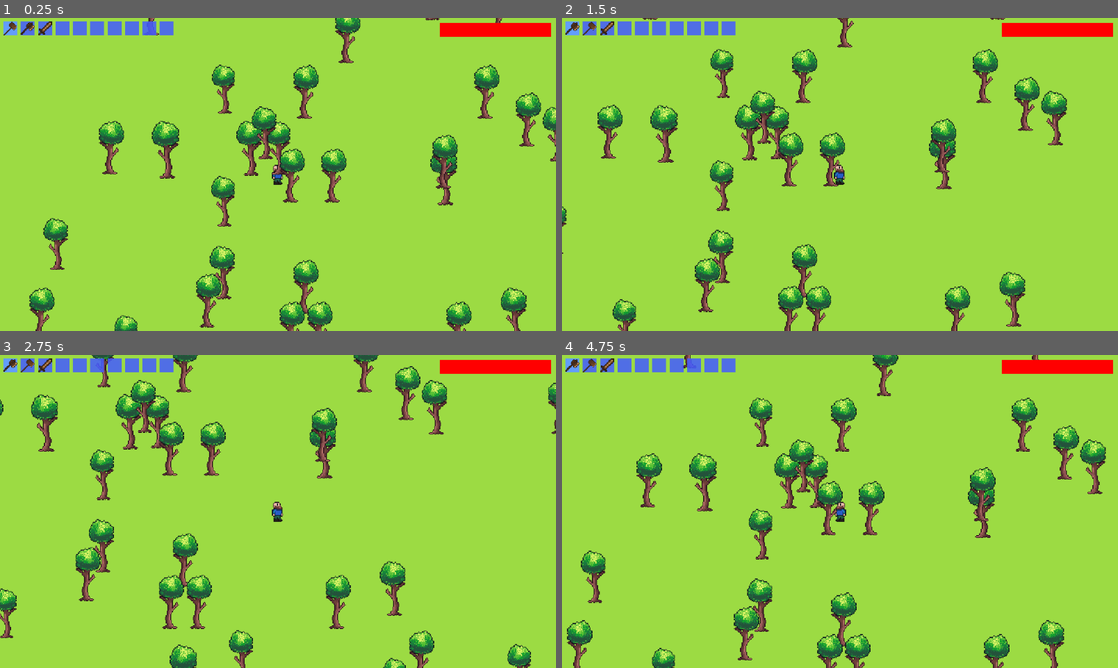
Above: before the commit, frames 1-4 (two rows, left to right).
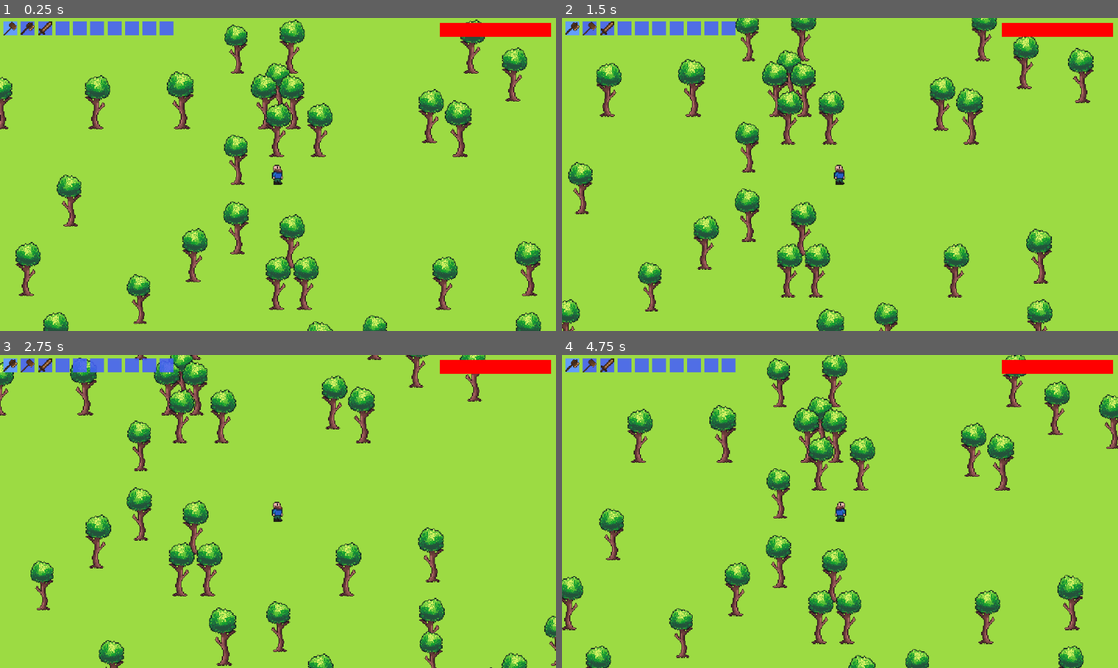
Above: after the commit, the same moments.

Repository: spsJakubSzydlowski/Evergrint
Game: Godot game, scene res://scenes/main.tscn
The game is run twice, just before and just after one commit, with the same random seed, the same clock (stepped at 60 frames per second) and the same inputs.
Inputs (mouse positions are in pixels of both pictures, inside the frame that each line leads up to):
- Up to frame 1 (0.25 s): no input
- Up to frame 2 (1.5 s): tap Enter at 0.5 s; move the mouse to (573, 27) at 0.52 s; hold Right 0.53-1.28 s; tap A (a) at 0.6 s; click (573, 27) at 0.67 s; tap D (d) at 0.8, 1.35 s; move the mouse to (589, 27) at 1.27 s; hold Down from 1.28 s (still down); click (589, 27) at 1.42 s
- Up to frame 3 (2.75 s): tap S (s) at 1.55, 2.1 s; move the mouse to (11, 364) at 2.02 s; release Down at 2.03 s; hold Right from 2.03 s (still down); click (11, 364) at 2.17 s; tap W (w) at 2.3 s
- Up to frame 4 (4.75 s): move the mouse to (589, 364) at 2.77 s; release Right at 2.78 s; hold Up 2.78-3.53 s; tap W (w) at 2.85 s; click (589, 364) at 2.92 s; tap A (a) at 3.05, 3.6 s; move the mouse to (573, 364) at 3.52 s; hold Left from 3.53 s (still down); click (573, 364) at 3.67 s; tap D (d) at 3.8 s; move the mouse to (589, 364) at 4.27 s; click (589, 364) at 4.35 s; tap S (s) at 4.55 s

The runs differ from the first frame. In frame 1, 19% of the frame differs, in the area x 0-100%, y 0-100%; in frame 2, 19%; in frame 3, 17%; in frame 4, 20%.

Commit message:
Enabled Y-Sort

Diff:
--- a/data/Evergrint.json
+++ b/data/Evergrint.json
@@ -281,7 +281,7 @@
 					"id": "player",
 					"name": "Player",
 					"max_hp": 100,
-					"move_speed": 100,
+					"move_speed": 80,
 					"tile_size": 8,
 					"tile": {
 						"file": "../textures/player-texture.png",
--- a/scenes/main.tscn
+++ b/scenes/main.tscn
@@ -246,6 +246,7 @@
 sources/0 = SubResource("TileSetAtlasSource_1bvp3")
 
 [node name="main" type="Node2D"]
+y_sort_enabled = true
 script = ExtResource("1_1bvp3")
 
 [node name="TileMapLayer" type="TileMapLayer" parent="."]
--- a/scenes/player.tscn
+++ b/scenes/player.tscn
@@ -102,21 +102,26 @@
 }
 
 [node name="Player" type="CharacterBody2D" groups=["Player"]]
+y_sort_enabled = true
 collision_layer = 2
 collision_mask = 21
 script = ExtResource("1_g2els")
 
 [node name="Sprite2D" type="Sprite2D" parent="."]
+y_sort_enabled = true
 texture_filter = 1
 texture = ExtResource("2_g2els")
+offset = Vector2(0, -12)
 
 [node name="CollisionShape2D" type="CollisionShape2D" parent="."]
-position = Vector2(-0.5, 0.5)
+position = Vector2(0, -12)
 shape = SubResource("RectangleShape2D_ig7tw")
 
 [node name="Camera2D" type="Camera2D" parent="."]
+position = Vector2(0, -12)
 
 [node name="MagnetField" type="Area2D" parent="."]
+position = Vector2(0, -12)
 collision_layer = 8
 collision_mask = 16
 
@@ -124,6 +129,7 @@
 shape = SubResource("CircleShape2D_g2els")
 
 [node name="WeaponPivot" type="Node2D" parent="."]
+position = Vector2(0, -12)
 
 [node name="Hand" type="Node2D" parent="WeaponPivot"]
 visible = false
--- a/scenes/world_entity.tscn
+++ b/scenes/world_entity.tscn
@@ -1,9 +1,14 @@
-[gd_scene load_steps=7 format=3 uid="uid://crmd7qlpatepp"]
+[gd_scene load_steps=9 format=3 uid="uid://crmd7qlpatepp"]
 
 [ext_resource type="Script" uid="uid://bgls5qeawmvub" path="res://scripts/world_entity.gd" id="1_c2mjn"]
+[ext_resource type="Texture2D" uid="uid://b4ax75b3rejph" path="res://textures/Atlas-enemies.png" id="2_ey0o3"]
 
 [sub_resource type="RectangleShape2D" id="RectangleShape2D_ey0o3"]
 size = Vector2(16, 11)
+
+[sub_resource type="AtlasTexture" id="AtlasTexture_kil5o"]
+atlas = ExtResource("2_ey0o3")
+region = Rect2(0, 0, 16, 16)
 
 [sub_resource type="Gradient" id="Gradient_c2mjn"]
 offsets = PackedFloat32Array(0, 0.9782609)
@@ -28,6 +33,7 @@
 script = ExtResource("1_c2mjn")
 
 [node name="hurt_box" type="Area2D" parent="."]
+position = Vector2(0, -8)
 collision_layer = 4
 collision_mask = 3
 
@@ -36,6 +42,8 @@
 shape = SubResource("RectangleShape2D_ey0o3")
 
 [node name="Sprite2D" type="Sprite2D" parent="."]
+texture = SubResource("AtlasTexture_kil5o")
+offset = Vector2(0, -8)
 
 [node name="HealthBar" type="TextureProgressBar" parent="."]
 visible = false
--- a/scenes/world_object.tscn
+++ b/scenes/world_object.tscn
@@ -1,6 +1,11 @@
-[gd_scene load_steps=3 format=3 uid="uid://dcwxyp8cu336v"]
+[gd_scene load_steps=5 format=3 uid="uid://dcwxyp8cu336v"]
 
 [ext_resource type="Script" uid="uid://5eq6ygphr2m2" path="res://scripts/world_object.gd" id="1_6odbs"]
+[ext_resource type="Texture2D" uid="uid://cq50n6vvyrb45" path="res://textures/Atlas-melee_weapons.png" id="2_8uidd"]
+
+[sub_resource type="AtlasTexture" id="AtlasTexture_sa2ys"]
+atlas = ExtResource("2_8uidd")
+region = Rect2(0, 0, 16, 16)
 
 [sub_resource type="CircleShape2D" id="CircleShape2D_8uidd"]
 
@@ -10,8 +15,11 @@
 script = ExtResource("1_6odbs")
 
 [node name="Sprite2D" type="Sprite2D" parent="."]
+texture = SubResource("AtlasTexture_sa2ys")
+offset = Vector2(0, -8)
 
 [node name="CollisionShape2D" type="CollisionShape2D" parent="."]
+position = Vector2(0, -8)
 shape = SubResource("CircleShape2D_8uidd")
 
 [connection signal="body_entered" from="." to="." method="_on_body_entered"]
--- a/scenes/world_resource.tscn
+++ b/scenes/world_resource.tscn
@@ -11,8 +11,9 @@
 [node name="hurt_box" type="Area2D" parent="."]
 
 [node name="CollisionShape2D" type="CollisionShape2D" parent="hurt_box"]
-position = Vector2(16, 39)
+position = Vector2(0, -27)
 shape = SubResource("RectangleShape2D_s2mhn")
 
 [node name="Sprite2D" type="Sprite2D" parent="."]
 centered = false
+offset = Vector2(-16, -64)
--- a/scripts/player/player.gd
+++ b/scripts/player/player.gd
@@ -55,6 +55,7 @@
 			var region_h = player.tile_height * ts_base.y
 
 			sprite.region_rect = Rect2(pos_x, pos_y, region_w, region_h)
+
 
 	var stats = DataManager.get_full_entity_data("player")
 	max_hp = stats.get("max_hp", 100)
